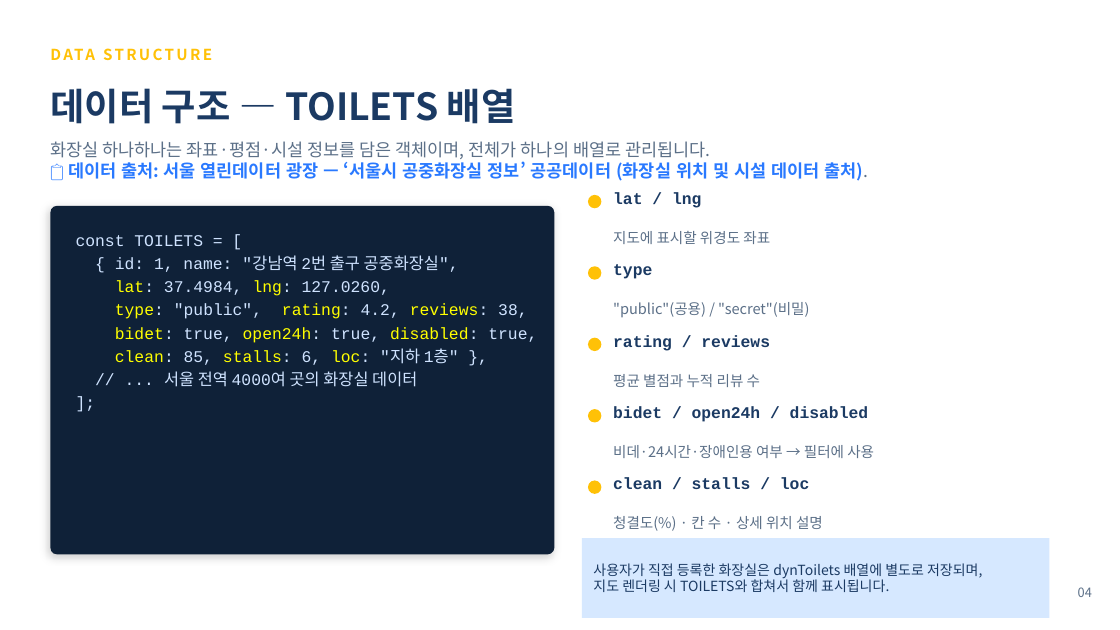
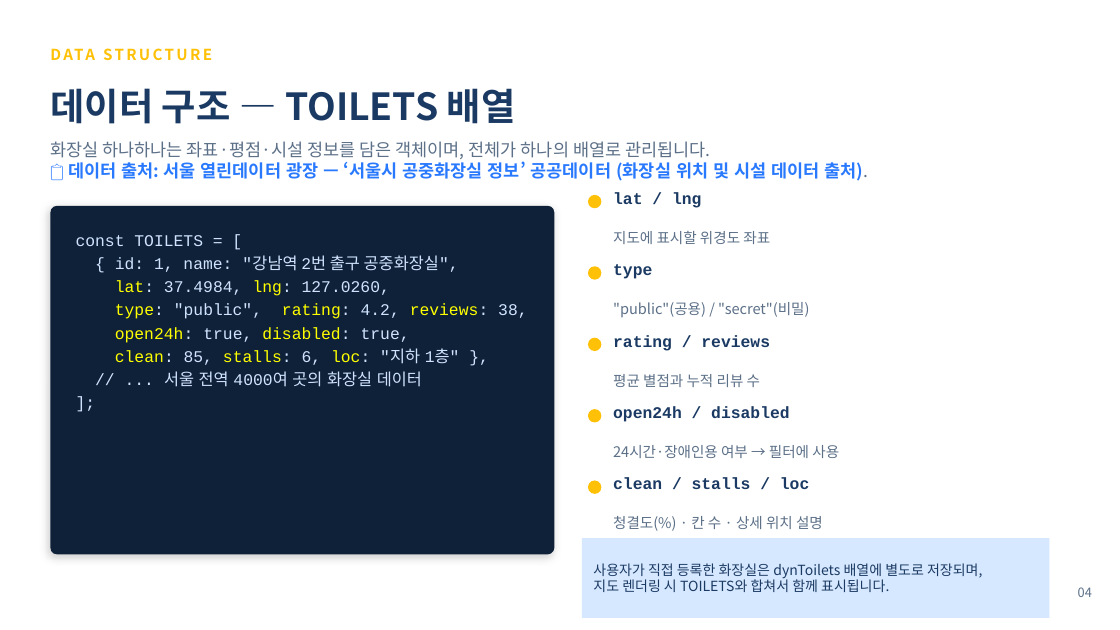
Before and after one commit to yejin2003/my-toilet-app, a slide deck: slide 4 of 어딨어_내_화장실_발표자료_최종_수정.pptx. Drawn at 1120x630 pixels with LibreOffice and Linux fonts; fonts in the diff are those of the drawing. Boxes give left, top, right and bottom in pixels: in the first picture for what was removed or moved away, otherwise in the second. Text is boxed around its words. In the diff, an @@ line names an element or a change of style, - is before the commit and + after.

```diff
--- a/어딨어_내_화장실_발표자료_최종_수정.pptx
+++ b/어딨어_내_화장실_발표자료_최종_수정.pptx
@@ text at (115,327,410,343): text changed @@
-bidet: true, open24h: true, disabled: true,
+open24h: true, disabled: true,
@@ text at (613,406,789,422): text changed @@
-bidet / open24h / disabled
+open24h / disabled
@@ text at (613,445,839,458): text changed @@
-비데·24시간·장애인용 여부 → 필터에 사용
+24시간·장애인용 여부 → 필터에 사용
```
Also in this commit, not shown: 2 other slides changed.
